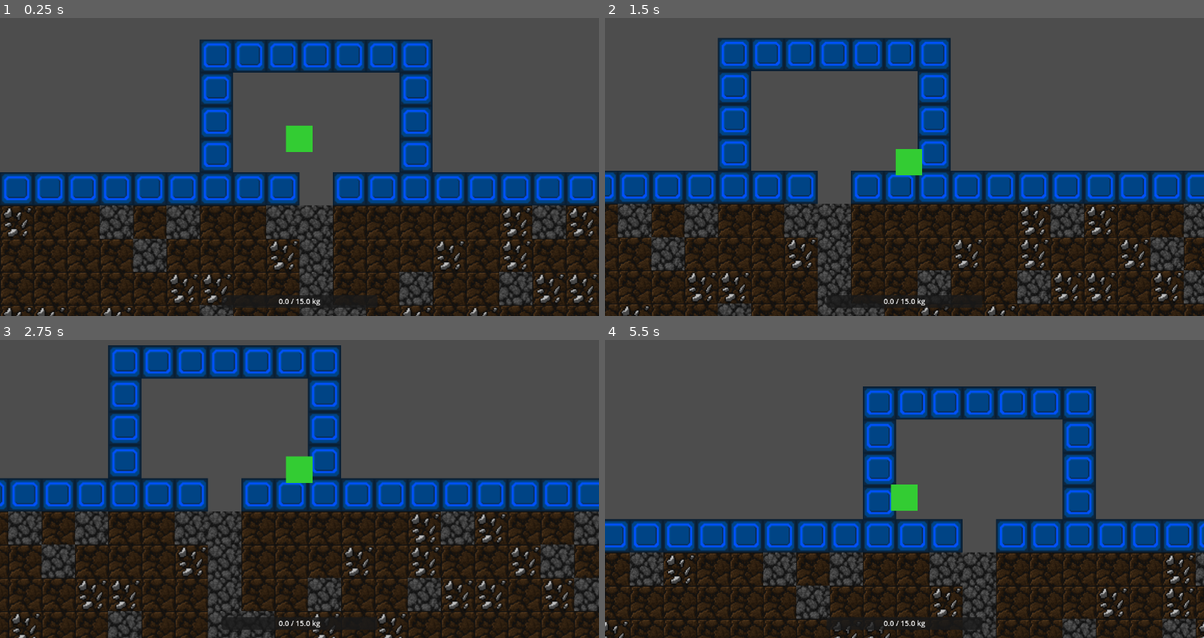
Above: before the commit, frames 1-4 (two rows, left to right).
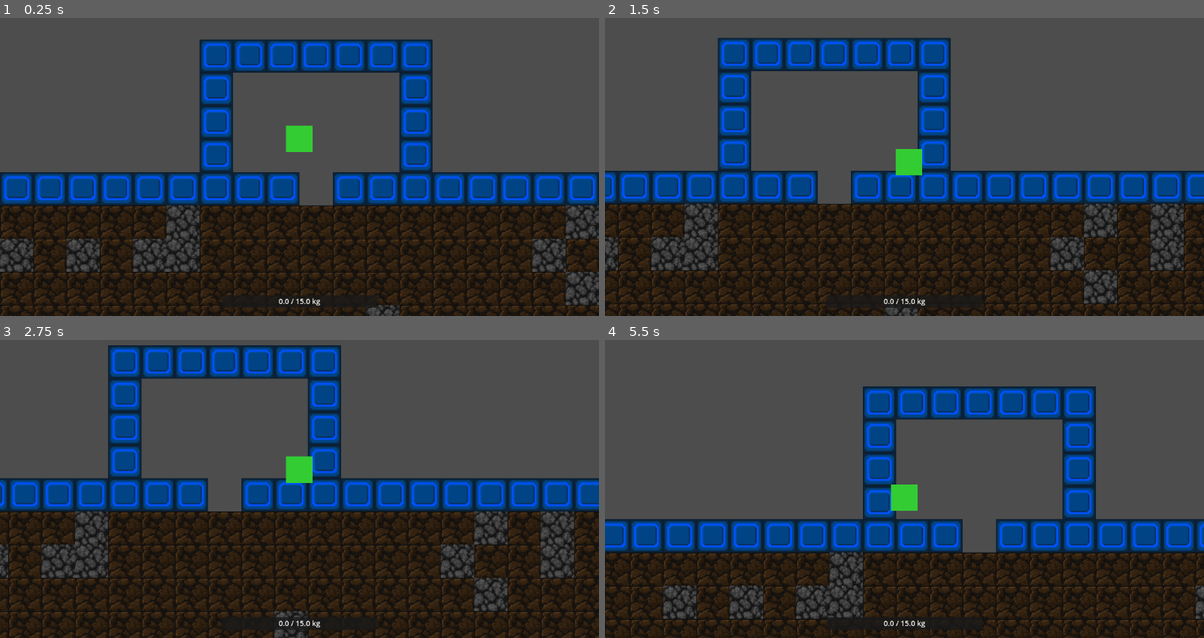
Above: after the commit, the same moments.

Repository: AndriiPets/Digger_game
Game: Godot game, scene res://Scenes/TestScenes/TestScene.tscn
The game is run twice, just before and just after one commit, with the same random seed, the same clock (stepped at 60 frames per second) and the same inputs. The project has no main scene, so this scene is started directly.
Inputs:
- Up to frame 1 (0.25 s): no input
- Up to frame 2 (1.5 s): tap Enter at 0.5 s; hold Right (ui_right) 0.53-1.28 s; hold Z 0.53-1.28 s; hold Down (ui_down) from 1.28 s (still down); tap Z at 1.35 s
- Up to frame 3 (2.75 s): release Down (ui_down) at 2.03 s; hold Right (ui_right) from 2.03 s (still down); hold Z from 2.03 s (still down)
- Up to frame 4 (5.5 s): tap Space at 2.75 s; release Right (ui_right) at 2.78 s; release Z at 2.78 s; hold Up (ui_up) 2.78-3.53 s; tap Z at 2.85, 4.35 s; hold Z 3.53-4.28 s; hold Left (ui_left) 3.53-5.03 s; hold Down (ui_down) from 5.03 s (still down); hold Z from 5.03 s (still down)

The runs differ from the first frame. In frame 1, 7.8% of the frame differs, in the area x 0-100%, y 62-100%; in frame 2, 8.2%; in frame 3, 8.9%, in the area x 0-100%, y 57-100%; in frame 4, 5.3%.

Commit message:
encumberance ui

Diff:
--- /dev/null
+++ b/Objects/FX/BlockParticles/BlockParticles.tscn
@@ -0,0 +1,21 @@
+[gd_scene load_steps=2 format=3 uid="uid://xh5a8ldu6a6c"]
+
+[ext_resource type="Script" uid="uid://dleui87iahyyf" path="res://Objects/FX/BlockParticles/block_particles.gd" id="1_script"]
+
+[node name="BlockParticles" type="CPUParticles2D"]
+emitting = false
+lifetime = 0.8
+one_shot = true
+explosiveness = 1.0
+randomness = 0.5
+lifetime_randomness = 0.3
+direction = Vector2(0, -1)
+spread = 180.0
+gravity = Vector2(0, 0)
+initial_velocity_min = 50.0
+initial_velocity_max = 100.0
+angular_velocity_min = -360.0
+angular_velocity_max = 360.0
+scale_amount_min = 0.2
+scale_amount_max = 0.4
+script = ExtResource("1_script")
--- /dev/null
+++ b/Objects/FX/BlockParticles/block_particles.gd
@@ -0,0 +1,16 @@
+class_name BlockParticles
+extends CPUParticles2D
+
+func _ready() -> void:
+	# Ensure the node cleans itself up after emission is done
+	finished.connect(queue_free)
+
+func setup(texture_atlas: Texture2D, atlas_coords: Vector2i, grid_size: int) -> void:
+	# Create a unique AtlasTexture for this particle system
+	# This allows us to use the specific tile graphic from the main tileset
+	var atlas_tex = AtlasTexture.new()
+	atlas_tex.atlas = texture_atlas
+	atlas_tex.region = Rect2(atlas_coords * grid_size, Vector2(grid_size, grid_size))
+
+	texture = atlas_tex
+	emitting = true
--- a/Objects/Player/player.gd
+++ b/Objects/Player/player.gd
@@ -6,9 +6,14 @@
 signal inventory_full_rejected()
 
 # Exports
+@export_group("Movement")
 @export var speed: float = 150.0
+
+@export_group("Interaction")
 @export var grid_size: int = 32
 @export var dig_interval: float = 0.5
+@export var recoil_distance: float = 10.0
+@export var recoil_recovery_speed: float = 5.0
 
 # Components
 @onready var visual: ColorRect = $Visual
@@ -19,6 +24,11 @@
 var _input_direction: Vector2 = Vector2.ZERO
 var _facing_direction: Vector2 = Vector2.RIGHT
 var _terrain_manager: TerrainManager
+var _speed_multiplier: float = 1.0
+
+# Visual State
+var _base_visual_pos: Vector2
+var _recoil_offset: Vector2 = Vector2.ZERO
 
 # Digging State
 var _dig_cooldown: float = 0.0
@@ -28,7 +38,9 @@
 	# Size the player to fit inside the grid slightly
 	var player_size := float(grid_size) * 0.8
 	visual.size = Vector2(player_size, player_size)
+	# Center the visual and cache the base position
 	visual.position = - visual.size / 2
+	_base_visual_pos = visual.position
 
 	add_to_group("player")
 
@@ -43,11 +55,27 @@
 	if not terrain_nodes.is_empty():
 		_terrain_manager = terrain_nodes[0] as TerrainManager
 
+	# Connect to inventory for speed calculation
+	if inventory:
+		inventory.inventory_changed_value.connect(_on_inventory_weight_changed)
+		# Initialize speed
+		_on_inventory_weight_changed(inventory.current_weight, inventory.max_weight)
+
 func _process(delta: float) -> void:
 	# Update visual flash timer independent of physics tick
 	if _debug_flash_timer > 0:
 		_debug_flash_timer -= delta
 		queue_redraw()
+
+	# Handle Recoil Recovery
+	# We smoothly interpolate the offset back to zero
+	if _recoil_offset.length_squared() > 0.1:
+		_recoil_offset = _recoil_offset.lerp(Vector2.ZERO, recoil_recovery_speed * delta)
+	else:
+		_recoil_offset = Vector2.ZERO
+
+	# Apply visual offset (Base Position + Recoil)
+	visual.position = _base_visual_pos + _recoil_offset
 
 	# Request redraw if debug mode state changes
 	if Globals.debug_mode:
@@ -64,7 +92,6 @@
 		_dig_cooldown -= delta
 
 func _unhandled_input(_event: InputEvent) -> void:
-	# Removed old single-press logic
 	pass
 
 func _handle_input() -> void:
@@ -80,7 +107,8 @@
 		_input_direction = Vector2.ZERO
 
 func _handle_movement() -> void:
-	velocity = _input_direction * speed
+	# Apply speed multiplier from encumbrance
+	velocity = _input_direction * speed * _speed_multiplier
 	move_and_slide()
 
 func _handle_actions() -> void:
@@ -100,7 +128,11 @@
 		return
 
 	# Pass origin and facing direction to terrain manager
-	_terrain_manager.try_dig(global_position, _facing_direction)
+	var status = _terrain_manager.try_dig(global_position, _facing_direction)
+
+	# Trigger Visual Recoil ONLY if we hit something but didn't destroy it
+	if status == TerrainManager.DigStatus.HIT:
+		_recoil_offset = - _facing_direction * recoil_distance
 
 func _draw() -> void:
 	if Globals.debug_mode:
@@ -140,3 +172,15 @@
 		# Item is effectively discarded (we do nothing with it),
 		# but we emit a signal so the Game Manager can show text.
 		inventory_full_rejected.emit()
+
+func _on_inventory_weight_changed(current_weight: float, max_weight: float) -> void:
+	var ratio: float = 0.0
+	if max_weight > 0:
+		ratio = current_weight / max_weight
+
+	if ratio > 0.85:
+		_speed_multiplier = 0.5 # Heavy
+	elif ratio > 0.70:
+		_speed_multiplier = 0.75 # Medium
+	else:
+		_speed_multiplier = 1.0 # Light
--- a/Objects/Terrain/TerrainManager.tscn
+++ b/Objects/Terrain/TerrainManager.tscn
@@ -1,8 +1,10 @@
-[gd_scene load_steps=2 format=3 uid="uid://b8x4q2j5w8k1"]
+[gd_scene load_steps=3 format=3 uid="uid://b8x4q2j5w8k1"]
 
 [ext_resource type="Script" path="res://Objects/Terrain/terrain_manager.gd" id="1_terrain"]
+[ext_resource type="PackedScene" uid="uid://b4k8q2j5w8k2" path="res://Objects/FX/BlockParticles/BlockParticles.tscn" id="2_particles"]
 
 [node name="TerrainManager" type="Node2D" groups=["terrain"]]
 script = ExtResource("1_terrain")
+block_break_particles_scene = ExtResource("2_particles")
 
 [node name="TileMapLayer" type="TileMapLayer" parent="."]
--- a/Objects/Terrain/terrain_manager.gd
+++ b/Objects/Terrain/terrain_manager.gd
@@ -2,6 +2,8 @@
 extends Node2D
 
 signal block_broken(grid_pos: Vector2i, type: TileDefinition)
+
+enum DigStatus {NONE, HIT, DESTROYED}
 
 # --- Configuration ---
 @export_category("Map Settings")
@@ -23,6 +25,7 @@
 const SOURCE_ID: int = 0
 
 @export var default_drop_scene: PackedScene
+@export var block_break_particles_scene: PackedScene
 
 # OPTIMIZATION: Store health as integers mapped to coordinates, not Nodes
 var _tile_health: Dictionary = {} # { Vector2i: int }
@@ -165,7 +168,15 @@
 
 	_tile_map.erase_cell(coords)
 
-	# --- NEW DROP LOGIC ---
+	# --- VISUALS: Block Break Particles ---
+	if block_break_particles_scene:
+		var particles = block_break_particles_scene.instantiate() as BlockParticles
+		get_tree().current_scene.add_child(particles)
+		particles.global_position = world_pos
+		particles.setup(tile_texture_atlas, def.atlas_coords, grid_size)
+	# --------------------------------------
+
+	# --- DROPS: Item Drop Logic ---
 	if randf() <= def.drop_chance:
 		# Determine which scene to use (custom or default)
 		var scene_to_spawn = def.drop_scene if def.drop_scene else default_drop_scene
@@ -182,7 +193,7 @@
 				# If it's our standard ItemDrop script, configure it
 				if drop is ItemDrop:
 					drop.setup(def, tile_texture_atlas)
-	# ----------------------
+	# ------------------------------
 
 	block_broken.emit(coords, def)
 
@@ -191,7 +202,7 @@
 
 # --- Interaction API ---
 
-func try_dig(origin_global: Vector2, direction: Vector2) -> bool:
+func try_dig(origin_global: Vector2, direction: Vector2) -> DigStatus:
 	var local_origin = _tile_map.to_local(origin_global)
 	var player_cell = _tile_map.local_to_map(local_origin)
 	var best_dot = -1.0
@@ -207,10 +218,17 @@
 			best_cell = neighbor
 			found = true
 
-	if found and best_dot > 0.5 and _tile_health.has(best_cell):
-		_damage_tile(best_cell, 1)
-		return true
-	return false
+	if found and best_dot > 0.5:
+		if _tile_health.has(best_cell):
+			_damage_tile(best_cell, 1)
+
+			# Check if it was destroyed or just damaged
+			if _tile_health.has(best_cell):
+				return DigStatus.HIT
+			else:
+				return DigStatus.DESTROYED
+
+	return DigStatus.NONE
 
 func _damage_tile(coords: Vector2i, amount: int) -> void:
 	if not _tile_health.has(coords): return
--- a/Objects/UI/Encumbrance/encumbrance_ui.gd
+++ b/Objects/UI/Encumbrance/encumbrance_ui.gd
@@ -10,8 +10,18 @@
 
 	label.text = "%.1f / %.1f kg" % [current, maximum]
 
-	# Visual feedback: Turn red if full
-	if current >= maximum:
-		progress_bar.modulate = Color(1, 0.3, 0.3)
+	# Calculate ratio safely
+	var ratio: float = 0.0
+	if maximum > 0:
+		ratio = current / maximum
+
+	# Color Logic based on encumbrance state
+	if ratio > 0.85:
+		# Heavy Encumbrance (> 85%)
+		progress_bar.modulate = Color(1, 0.2, 0.2) # Red
+	elif ratio > 0.70:
+		# Medium Encumbrance (70% - 85%)
+		progress_bar.modulate = Color(1, 1, 0.2) # Yellow
 	else:
+		# Light Encumbrance (0% - 70%)
 		progress_bar.modulate = Color.WHITE
--- /dev/null
+++ b/Resources/Terrain/Layers/layer0_intro.tres
@@ -0,0 +1,24 @@
+[gd_resource type="Resource" script_class="TerrainLayer" load_steps=7 format=3 uid="uid://d0o3ug2hlrf3h"]
+
+[ext_resource type="Script" uid="uid://dof72ljbcth16" path="res://Resources/Terrain/System/spawn_weight.gd" id="1_djvaa"]
+[ext_resource type="Script" uid="uid://dl2u22xdxd8yj" path="res://Resources/Terrain/System/terrain_layer.gd" id="2_dxwwi"]
+[ext_resource type="Resource" uid="uid://c8ll4qgcbpunf" path="res://Resources/Terrain/Dirt.tres" id="3_j10uq"]
+[ext_resource type="Resource" uid="uid://d2oeyrjyfxhdp" path="res://Resources/Terrain/Stone.tres" id="4_5ggot"]
+
+[sub_resource type="Resource" id="Resource_ufwx2"]
+script = ExtResource("1_djvaa")
+block = ExtResource("3_j10uq")
+weight = 90.0
+metadata/_custom_type_script = "uid://dof72ljbcth16"
+
+[sub_resource type="Resource" id="Resource_c56gs"]
+script = ExtResource("1_djvaa")
+block = ExtResource("4_5ggot")
+metadata/_custom_type_script = "uid://dof72ljbcth16"
+
+[resource]
+script = ExtResource("2_dxwwi")
+layer_name = "Intro"
+max_depth = 5
+structural_pool = Array[ExtResource("1_djvaa")]([SubResource("Resource_ufwx2"), SubResource("Resource_c56gs")])
+metadata/_custom_type_script = "uid://dl2u22xdxd8yj"
--- a/Resources/Terrain/Layers/layer1_surface.tres
+++ b/Resources/Terrain/Layers/layer1_surface.tres
@@ -9,7 +9,7 @@
 [sub_resource type="Resource" id="Resource_730d7"]
 script = ExtResource("1_yhmcf")
 block = ExtResource("2_gv4yt")
-weight = 8.0
+weight = 2.0
 metadata/_custom_type_script = "uid://dof72ljbcth16"
 
 [sub_resource type="Resource" id="Resource_nulwv"]
@@ -27,7 +27,7 @@
 [resource]
 script = ExtResource("2_bqysu")
 layer_name = "Surface"
-max_depth = 20
+max_depth = 30
 structural_pool = Array[ExtResource("1_yhmcf")]([SubResource("Resource_nulwv"), SubResource("Resource_g42ux")])
 resource_pool = Array[ExtResource("1_yhmcf")]([SubResource("Resource_730d7")])
 metadata/_custom_type_script = "uid://dl2u22xdxd8yj"
--- a/Resources/Terrain/Layers/layer2_shelf.tres
+++ b/Resources/Terrain/Layers/layer2_shelf.tres
@@ -34,6 +34,7 @@
 [resource]
 script = ExtResource("2_hj3fm")
 layer_name = "Shelf"
+max_depth = 90
 structural_pool = Array[ExtResource("1_xnygr")]([SubResource("Resource_3ghvc"), SubResource("Resource_i4rru")])
 resource_pool = Array[ExtResource("1_xnygr")]([SubResource("Resource_l52a6"), SubResource("Resource_kvfn2")])
 metadata/_custom_type_script = "uid://dl2u22xdxd8yj"
--- a/Scenes/TestScenes/TestScene.tscn
+++ b/Scenes/TestScenes/TestScene.tscn
@@ -1,21 +1,22 @@
-[gd_scene load_steps=19 format=4 uid="uid://cqhncinotcuh6"]
+[gd_scene load_steps=20 format=4 uid="uid://cqhncinotcuh6"]
 
 [ext_resource type="PackedScene" uid="uid://b8x4q2j5w8k1" path="res://Objects/Terrain/TerrainManager.tscn" id="1_terrain"]
 [ext_resource type="Script" uid="uid://7ey75n33xsbr" path="res://Objects/Managers/game_manager.gd" id="1_vm3kb"]
 [ext_resource type="Texture2D" uid="uid://dav33anr6f6wx" path="res://Assets/Images/terrain_tileset.png" id="2_635xr"]
 [ext_resource type="PackedScene" uid="uid://q3gkxaqb0g24" path="res://Objects/Player/Player.tscn" id="2_player"]
-[ext_resource type="PackedScene" path="res://Objects/UI/FloatingText/FloatingText.tscn" id="2_qk1kx"]
+[ext_resource type="PackedScene" uid="uid://dgjvn67uxdwkm" path="res://Objects/UI/FloatingText/FloatingText.tscn" id="2_qk1kx"]
 [ext_resource type="Script" uid="uid://dl2u22xdxd8yj" path="res://Resources/Terrain/System/terrain_layer.gd" id="4_66x0g"]
 [ext_resource type="Resource" uid="uid://chhdbv5j5q3a" path="res://Resources/Terrain/Layers/layer1_surface.tres" id="5_dk750"]
 [ext_resource type="Resource" uid="uid://d2pa0517bhe6o" path="res://Resources/Terrain/Bedrock.tres" id="6_bedrock"]
+[ext_resource type="Resource" uid="uid://d0o3ug2hlrf3h" path="res://Resources/Terrain/Layers/layer0_intro.tres" id="6_bs1rv"]
 [ext_resource type="Resource" uid="uid://dj1j6aoux5pna" path="res://Resources/Terrain/Layers/layer2_shelf.tres" id="6_y8ukn"]
 [ext_resource type="Resource" uid="uid://biumhcgtb2qsp" path="res://Resources/Terrain/Layers/layer3_depths.tres" id="7_72xxr"]
 [ext_resource type="PackedScene" uid="uid://dthmkjnj2uodq" path="res://Objects/Camera/GameCamera.tscn" id="7_camera"]
-[ext_resource type="PackedScene" path="res://Objects/Components/Drop/Drop.tscn" id="9_72xxr"]
+[ext_resource type="PackedScene" uid="uid://gno0t7q04vvb" path="res://Objects/Components/Drop/Drop.tscn" id="9_72xxr"]
 [ext_resource type="PackedScene" uid="uid://bwhk861k13gr4" path="res://Objects/UI/Timer/TimerUi.tscn" id="10_66x0g"]
 [ext_resource type="PackedScene" uid="uid://cs0lsmn0n0hmv" path="res://Objects/Components/SafeZone/SafeZone.tscn" id="11_safezone"]
 [ext_resource type="Script" uid="uid://qfsa8oxar5a6" path="res://Objects/Components/Inventory/inventory_component.gd" id="14_j3c8t"]
-[ext_resource type="PackedScene" uid="uid://dejcv0sd0s31y" path="res://Objects/UI/Encumbrance/EncumbranceUI.tscn" id="16_nxyhc"]
+[ext_resource type="PackedScene" path="res://Objects/UI/Encumbrance/EncumbranceUI.tscn" id="16_nxyhc"]
 
 [sub_resource type="TileSetAtlasSource" id="TileSetAtlasSource_manual"]
 texture = ExtResource("2_635xr")
@@ -40,7 +41,7 @@
 
 [node name="TerrainManager" parent="." instance=ExtResource("1_terrain")]
 tile_texture_atlas = ExtResource("2_635xr")
-terrain_layers = Array[ExtResource("4_66x0g")]([ExtResource("5_dk750"), ExtResource("6_y8ukn"), ExtResource("7_72xxr")])
+terrain_layers = Array[ExtResource("4_66x0g")]([ExtResource("6_bs1rv"), ExtResource("5_dk750"), ExtResource("6_y8ukn"), ExtResource("7_72xxr")])
 bedrock_definition = ExtResource("6_bedrock")
 default_drop_scene = ExtResource("9_72xxr")
 
Binary file added: Assets/Images/smoke_fx/Free Smoke Fx Pixel 04.png
Not shown, added: Assets/Images/smoke_fx/Free Smoke Fx Pixel 04.png.import
Binary file added: Assets/Images/smoke_fx/Free Smoke Fx Pixel 05.png
Not shown, added: Assets/Images/smoke_fx/Free Smoke Fx Pixel 05.png.import
Binary file added: Assets/Images/smoke_fx/Free Smoke Fx Pixel 06.png
Not shown, added: Assets/Images/smoke_fx/Free Smoke Fx Pixel 06.png.import
Binary file added: Assets/Images/smoke_fx/Free Smoke Fx Pixel 07.png
Not shown, added: Assets/Images/smoke_fx/Free Smoke Fx Pixel 07.png.import
Not shown, added: Objects/FX/BlockParticles/block_particles.gd.uid
